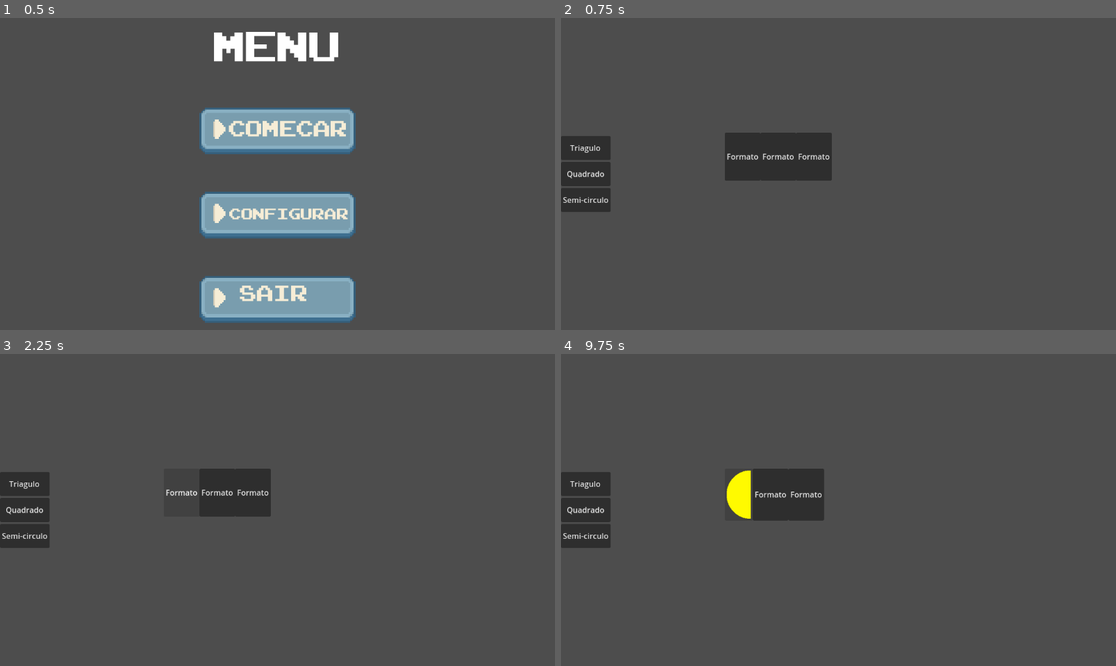
Above: before the commit, frames 1-4 (two rows, left to right).
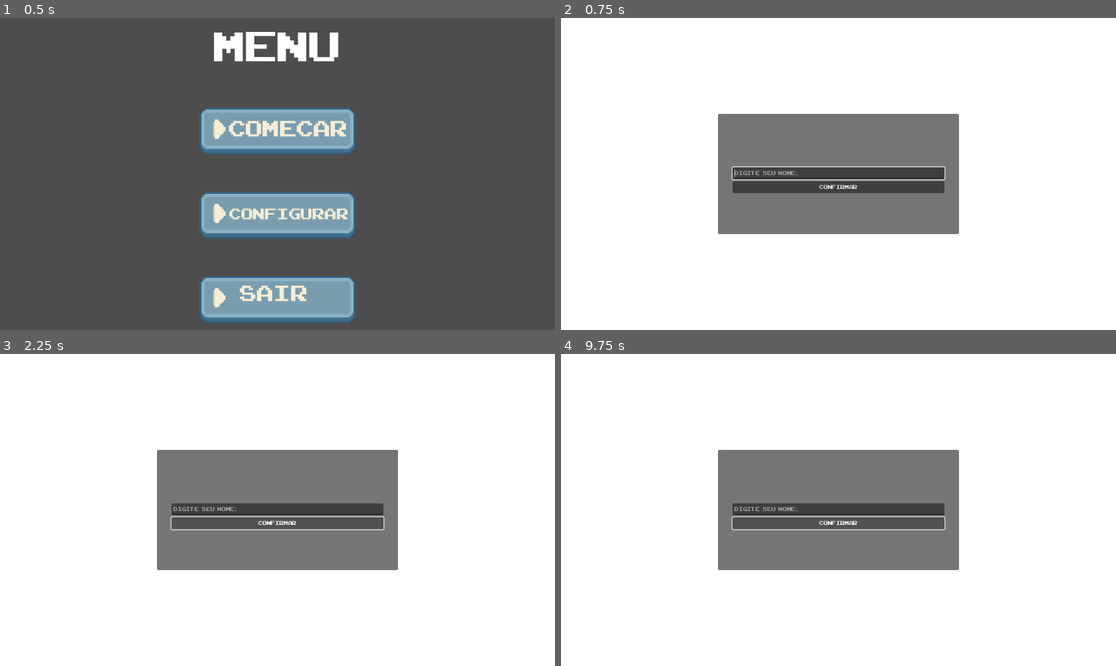
Above: after the commit, the same moments.

Repository: Estefano-Alfredo/Jogo-ASSARTE
Game: Godot game, scene res://Nos de Menu/menu.tscn
The game is run twice, just before and just after one commit, with the same random seed, the same clock (stepped at 60 frames per second) and the same inputs.
Inputs (mouse positions are in pixels of both pictures, inside the frame that each line leads up to):
- Up to frame 1 (0.5 s): no input
- Up to frame 2 (0.75 s): click "Comecar" at 0.5 s
- Up to frame 3 (2.25 s): click (183, 491) at 1.25 s, where only the run before the commit has a clickable "Formato"; click "Formato" (after the commit: "Confirmar") at 2 s
- Up to frame 4 (9.75 s): click (838, 466) at 2.75 s, where only the run after the commit has a clickable "Comecar"; click (583, 485) at 3.5 s, where only the run before the commit has a clickable "Triagulo"; click (583, 510) at 4.25 s, where only the run before the commit has a clickable "Quadrado"; click (583, 534) at 5 s, where only the run before the commit has a clickable "Semi-circulo"; click (777, 491) at 5.75 s, where only the run before the commit has a clickable "Formato"; click (816, 491) at 6.5 s, where only the run before the commit has a clickable "Formato"; click (583, 485) at 7.25 s, where only the run before the commit has a clickable "Triagulo"; click (583, 510) at 8 s, where only the run before the commit has a clickable "Quadrado"; click (583, 534) at 8.75 s, where only the run before the commit has a clickable "Semi-circulo"; click "Formato" (after the commit: "Confirmar") at 9.5 s

Frame 1 is identical in both runs. In frame 2, 97% of the frame differs, in the area x 0-100%, y 0-100%; in frame 3, 97%; in frame 4, 98%.

Commit message:
Commit - popup name

Diff:
--- a/bio-geometria/bio-geometria/Global.gd
+++ b/bio-geometria/bio-geometria/Global.gd
@@ -2,3 +2,6 @@
 
 var selecionado_1 := 0
 var selecionado_2 := 0
+
+# Variável para armazenar o nome do jogador
+var nome_do_jogador: String = ""
--- a/bio-geometria/bio-geometria/Nos de Menu/menu.gd
+++ b/bio-geometria/bio-geometria/Nos de Menu/menu.gd
@@ -1,13 +1,23 @@
 extends Control
 
+const POPUP_NOME_SCENE = preload("res://Nos de Menu/popup_nome.tscn")
+const FASE_1 = "res://Nos de Nivel/Nivel 1/level_1.tscn"
 
 func _on_button_pressed() -> void:
 	get_tree().quit()
 
-
 func _on_start_pressed() -> void:
-	get_tree().change_scene_to_file("res://Nos de Nivel/Nivel 1/level_1.tscn")
-
+	# Cria a instância da cena Popup
+	var popup_nome = POPUP_NOME_SCENE.instantiate()
+	# Conecta o sinal e vai para iniciar_jogo
+	popup_nome.nome_confirmado.connect(_iniciar_jogo)
+	add_child(popup_nome)
+	popup_nome.set_anchors_and_offsets_preset(Control.PRESET_FULL_RECT)
 
 func _on_configurar_pressed() -> void:
 	get_tree().change_scene_to_file("res://Menu/configuracao.tscn")
+
+#chamada somente quando o popup emite o sinal
+func _iniciar_jogo(nome_recebido: String) -> void:
+	print("Nome confirmado: " + nome_recebido + ". Iniciando Fase 1...")
+	get_tree().change_scene_to_file(FASE_1)
--- /dev/null
+++ b/bio-geometria/bio-geometria/Nos de Menu/popup_nome.gd
@@ -0,0 +1,50 @@
+extends Control
+
+# Variável para a caixa de texto
+@onready var line_edit_nome: LineEdit = $Panel/MarginContainer/VBoxContainer/LineEdit
+@onready var panel_popup: Panel = $Panel
+@onready var color_rect_fundo: ColorRect = $ColorRect
+
+# sinal que será emitido quando o nome for confirmado
+signal nome_confirmado(nome: String)
+
+func _ready():
+	# layout
+	set_anchors_and_offsets_preset(Control.PRESET_FULL_RECT)	# faz a raiz preencher a tela inteira
+	color_rect_fundo.set_anchors_and_offsets_preset(Control.PRESET_FULL_RECT)	# fundo escuro cobrir a tela inteira
+
+	# define o tamanho desejado para a caixa cinza do popup
+	var popup_width = 500
+	var popup_height = 250
+
+	# centraliza o panel na tela
+	var viewport_size = get_viewport_rect().size
+	panel_popup.size = Vector2(popup_width, popup_height)
+	panel_popup.position = (viewport_size / 2) - (panel_popup.size / 2)
+
+	# faz container internos se ajustarem
+	$Panel/MarginContainer.set_anchors_and_offsets_preset(Control.PRESET_FULL_RECT)
+	$Panel/MarginContainer/VBoxContainer.set_anchors_and_offsets_preset(Control.PRESET_FULL_RECT)
+
+	# fz a conexão de sinal
+	line_edit_nome.text_submitted.connect(_on_button_pressed)
+	# define o foco no campo de texto para o jogador começar a digitar de imediato
+	line_edit_nome.grab_focus()
+
+func _on_button_pressed(_new_text = "") -> void:
+	# pega o texto e remove espaços extras
+	var nome = line_edit_nome.text.strip_edges()
+
+	if nome.is_empty():
+		print("Por favor, digite um nome.")
+		return
+
+	# salva o nome na variável global
+	Global.nome_do_jogador = nome
+	print("Nome do jogador salvo: " + Global.nome_do_jogador)
+
+	# emite o sinal de confirmação
+	nome_confirmado.emit(nome)
+
+	# remove o nó Popup da cena
+	queue_free()
--- /dev/null
+++ b/bio-geometria/bio-geometria/Nos de Menu/popup_nome.tscn
@@ -0,0 +1,52 @@
+[gd_scene load_steps=3 format=3 uid="uid://crw3pvt0ukhbr"]
+
+[ext_resource type="Script" uid="uid://ub0khcvqovjl" path="res://Nos de Menu/popup_nome.gd" id="1_exyvm"]
+[ext_resource type="FontFile" uid="uid://dek64knlgemme" path="res://Assets/Fontes/ARCADECLASSIC.TTF" id="2_ld1xe"]
+
+[node name="Control" type="Control"]
+layout_mode = 3
+anchors_preset = 0
+offset_right = 40.0
+offset_bottom = 40.0
+script = ExtResource("1_exyvm")
+
+[node name="ColorRect" type="ColorRect" parent="."]
+layout_mode = 0
+offset_right = 40.0
+offset_bottom = 40.0
+
+[node name="Panel" type="Panel" parent="."]
+layout_mode = 0
+offset_right = 500.0
+offset_bottom = 300.0
+
+[node name="MarginContainer" type="MarginContainer" parent="Panel"]
+layout_mode = 0
+offset_right = 68.0
+offset_bottom = 70.0
+theme_override_constants/margin_left = 30
+theme_override_constants/margin_top = 30
+theme_override_constants/margin_right = 30
+theme_override_constants/margin_bottom = 30
+
+[node name="VBoxContainer" type="VBoxContainer" parent="Panel/MarginContainer"]
+layout_mode = 2
+size_flags_stretch_ratio = 0.0
+alignment = 1
+
+[node name="Label" type="Label" parent="Panel/MarginContainer/VBoxContainer"]
+layout_mode = 2
+
+[node name="LineEdit" type="LineEdit" parent="Panel/MarginContainer/VBoxContainer"]
+layout_mode = 2
+size_flags_vertical = 4
+theme_override_fonts/font = ExtResource("2_ld1xe")
+placeholder_text = "Digite   seu   nome:"
+
+[node name="Button" type="Button" parent="Panel/MarginContainer/VBoxContainer"]
+layout_mode = 2
+theme_override_fonts/font = ExtResource("2_ld1xe")
+text = "Confirmar
+"
+
+[connection signal="pressed" from="Panel/MarginContainer/VBoxContainer/Button" to="." method="_on_button_pressed"]
Not shown, added: bio-geometria/bio-geometria/Nos de Menu/popup_nome.gd.uid
